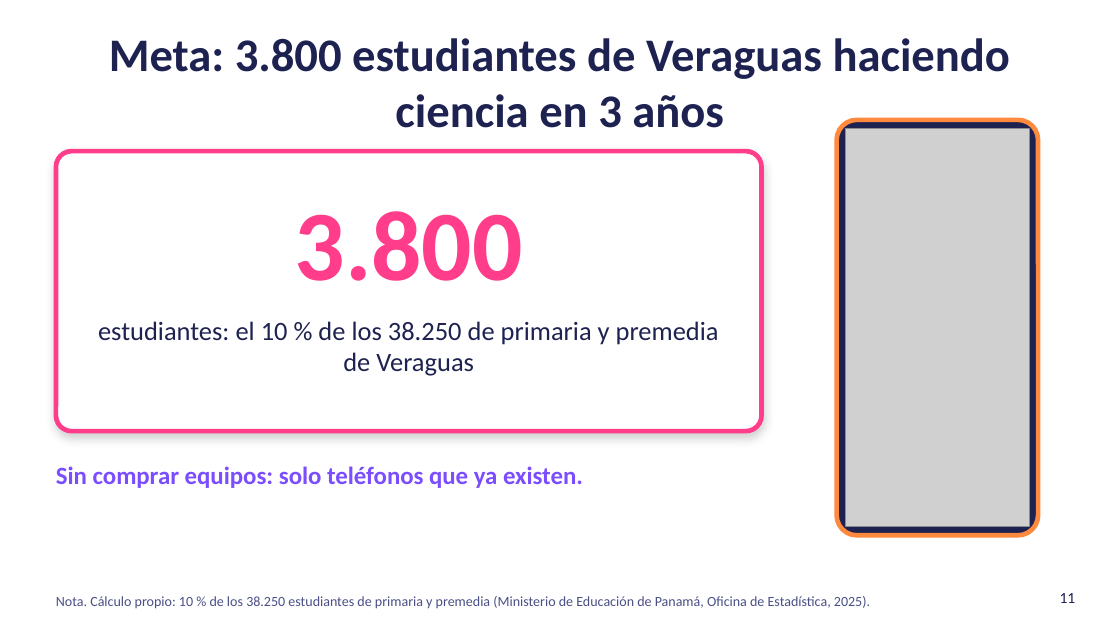
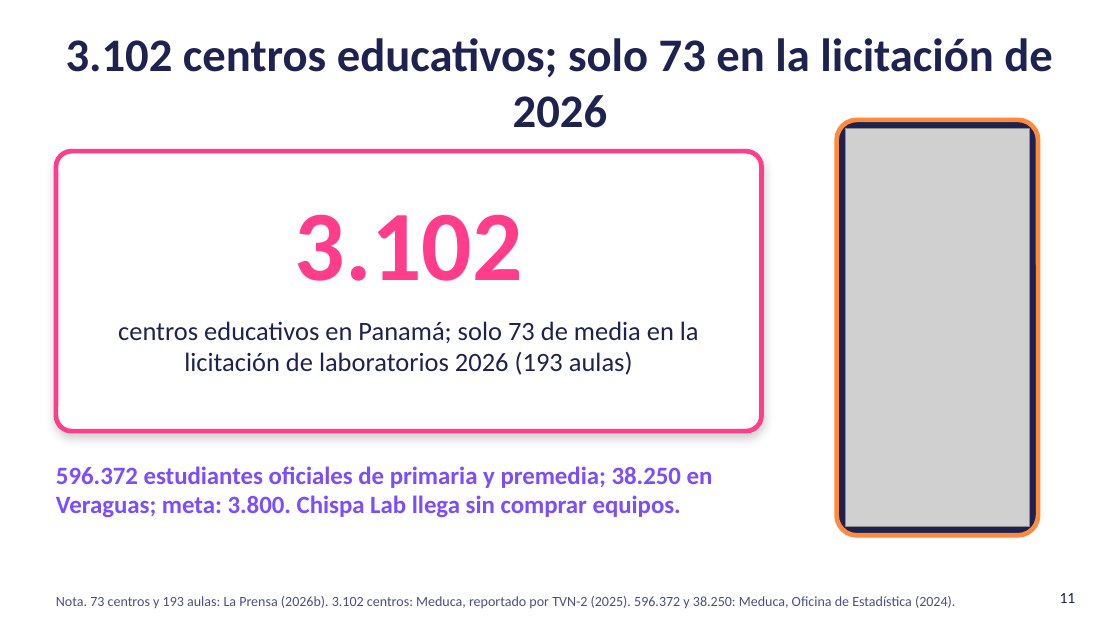
Before and after one commit to danielvaldess/chispa-lab, a slide deck: slide 11 of docs/presentacion/Chispa-Lab-hack4edu-2026.pptx. Drawn at 1120x630 pixels with LibreOffice and Linux fonts; fonts in the diff are those of the drawing; grey boxes stand for pictures; background and template pictures are left out. Boxes give left, top, right and bottom in pixels: in the first picture for what was removed or moved away, otherwise in the second. Text is boxed around its words. In the diff, an @@ line names an element or a change of style, - is before the commit and + after.

```diff
--- a/docs/presentacion/Chispa-Lab-hack4edu-2026.pptx
+++ b/docs/presentacion/Chispa-Lab-hack4edu-2026.pptx
@@ title at [66,38,1052,128]: text changed @@
-Meta: 3.800 estudiantes de Veraguas haciendo ciencia en 3 años
+3.102 centros educativos; solo 73 en la licitación de 2026
@@ text at [295,214,523,281]: text changed @@
-3.800
+3.102
@@ text at [118,321,699,375]: text changed @@
-estudiantes: el 10 % de los 38.250 de primaria y premedia de Veraguas
+centros educativos en Panamá; solo 73 de media en la licitación de laboratorios 2026 (193 aulas)
@@ text at [56,466,713,517]: text changed @@
-Sin comprar equipos: solo teléfonos que ya existen.
+596.372 estudiantes oficiales de primaria y premedia; 38.250 en Veraguas; meta: 3.800. Chispa Lab llega sin comprar equipos.
@@ text at [56,596,955,609]: text changed @@
-Nota. Cálculo propio: 10 % de los 38.250 estudiantes de primaria y premedia (Ministerio de Educación de Panamá, Oficina de Estadística, 2025).
+Nota. 73 centros y 193 aulas: La Prensa (2026b). 3.102 centros: Meduca, reportado por TVN-2 (2025). 596.372 y 38.250: Meduca, Oficina de Estadística (2024).
```
Also in this commit, not shown: 1 other slide changed, 7 other files.
